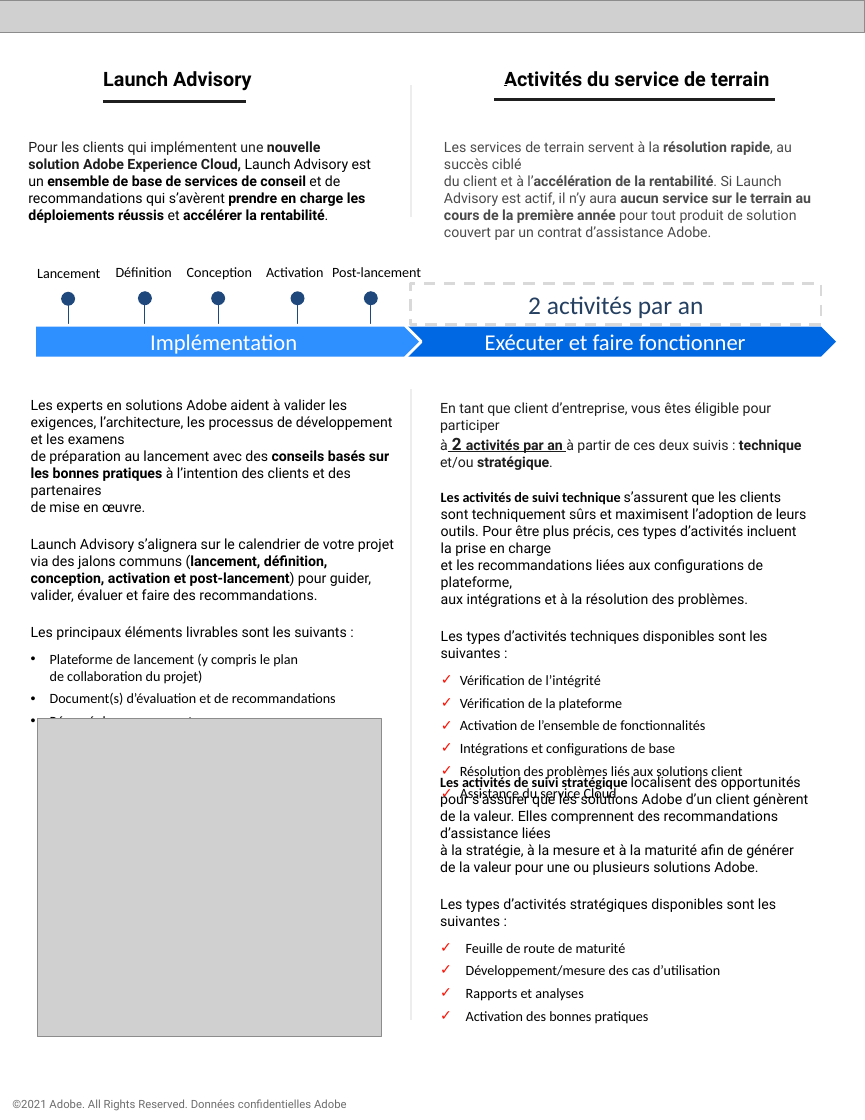
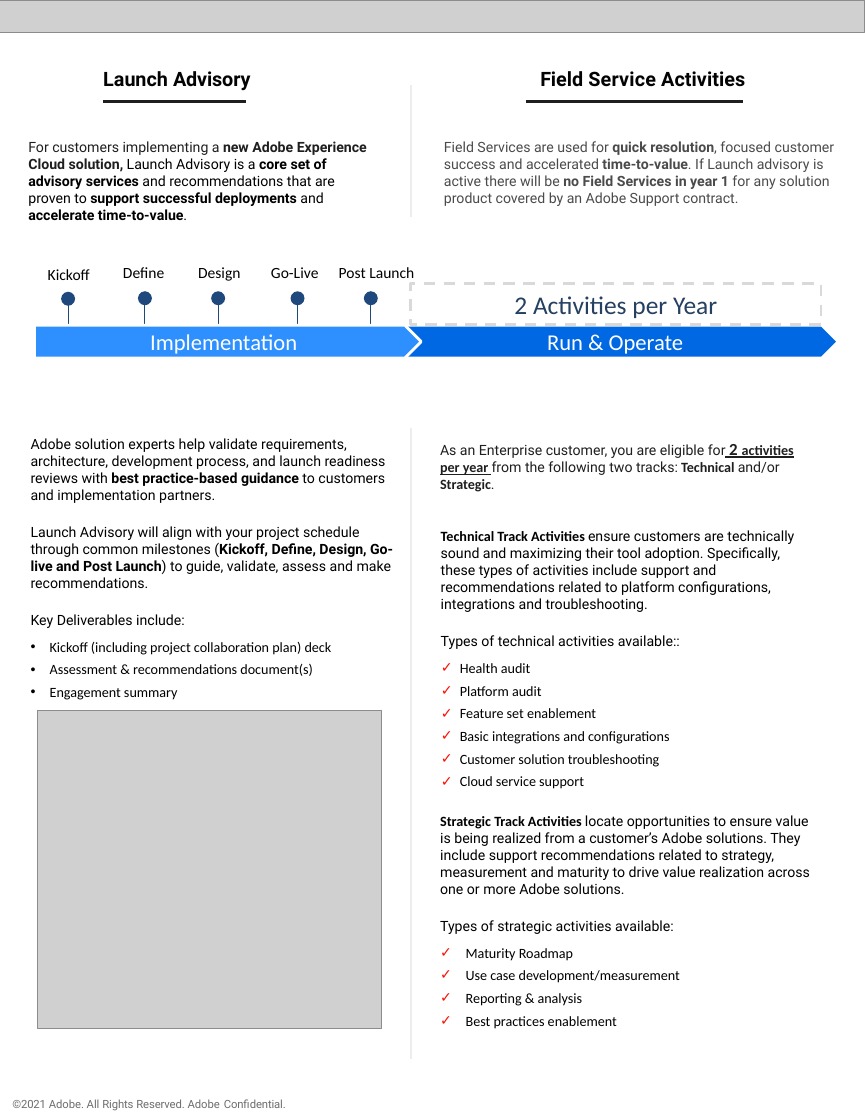
Before and after one commit to AdobeDocs/support-resources.fr-FR, a slide deck: slide 3 of help/data-sheets/assets/EnterpriseSupportDatasheet.pptx. Drawn at 865x1120 pixels with LibreOffice and Linux fonts; fonts in the diff are those of the drawing; grey boxes stand for pictures. Boxes give left, top, right and bottom in pixels: in the first picture for what was removed or moved away, otherwise in the second. Text is boxed around its words. In the diff, an @@ line names an element or a change of style, - is before the commit and + after.

```diff
--- a/help/data-sheets/assets/EnterpriseSupportDatasheet.pptx
+++ b/help/data-sheets/assets/EnterpriseSupportDatasheet.pptx
@@ text at (540, 71, 745, 87): text changed @@
-Activités du service de terrain
+Field Service Activities
@@ freeform shape: place and size @@
-freeform shape at (495, 100, 775, 110)
+freeform shape at (526, 102, 744, 108)
@@ text at (28, 141, 367, 220): text changed @@
-Pour les clients qui implémentent une nouvelle solution Adobe Experience Cloud, Launch Advisory est un ensemble de base de services de conseil et de recommandations qui s’avèrent prendre en charge les déploiements réussis et accélérer la rentabilité.
+For customers implementing a new Adobe Experience Cloud solution, Launch Advisory is a core set of advisory services and recommendations that are proven to support successful deployments and accelerate time-to-value.
@@ text at (444, 141, 835, 206): text changed @@
-Les services de terrain servent à la résolution rapide, au succès ciblé
-du client et à l’accélération de la rentabilité. Si Launch Advisory est actif, il n’y aura aucun service sur le terrain au cours de la première année pour tout produit de solution couvert par un contrat d’assistance Adobe.
+Field Services are used for quick resolution, focused customer success and accelerated time-to-value. If Launch advisory is active there will be no Field Services in year 1 for any solution product covered by an Adobe Support contract.
@@ text at (48, 269, 90, 280): text changed; size 10 to 11 pt @@
-Lancement
+Kickoff
@@ text at (123, 267, 164, 278): text changed; size 10 to 11 pt @@
-Définition
+Define
@@ text at (198, 267, 240, 281): text changed; size 10 to 11 pt @@
-Conception
+Design
@@ text at (271, 267, 319, 278): text changed; size 10 to 11 pt @@
-Activation
+Go-Live
@@ text at (339, 267, 414, 278): text changed; size 10 to 11 pt @@
-Post-lancement
+Post Launch
@@ text in rectangle at (514, 296, 717, 318): text changed @@
-2 activités par an
+2 Activities per Year
@@ text in pentagon arrow at (150, 334, 297, 357): text changed @@
-Implémentation
+Implementation
@@ text in pentagon arrow at (547, 335, 684, 357): text changed @@
-Exécuter et faire fonctionner
+Run & Operate
@@ text at (31, 438, 393, 700): text changed @@
-Les experts en solutions Adobe aident à valider les exigences, l’architecture, les processus de développement et les examens
-de préparation au lancement avec des conseils basés sur les bonnes pratiques à l’intention des clients et des partenaires
-de mise en œuvre.
-Launch Advisory s’alignera sur le calendrier de votre projet via des jalons communs (lancement, définition, conception, activation et post-lancement) pour guider, valider, évaluer et faire des recommandations.
-Les principaux éléments livrables sont les suivants :
-• Plateforme de lancement (y compris le plan
-  de collaboration du projet)
-• Document(s) d’évaluation et de recommandations
-• Résumé des engagements
+Adobe solution experts help validate requirements, architecture, development process, and launch readiness reviews with best practice-based guidance to customers and implementation partners.
+Launch Advisory will align with your project schedule through common milestones (Kickoff, Define, Design, Go-live and Post Launch) to guide, validate, assess and make recommendations.
+Key Deliverables include:
+• Kickoff (including project collaboration plan) deck
+• Assessment & recommendations document(s)
+• Engagement summary
@@ freeform shape: place and size @@
-freeform shape at (411, 389, 416, 1020)
+freeform shape at (411, 427, 416, 1058)
@@ text at (440, 444, 794, 492): text changed @@
-En tant que client d’entreprise, vous êtes éligible pour participer
-à 2 activités par an à partir de ces deux suivis : technique et/ou stratégique.
+As an Enterprise customer, you are eligible for 2 activities per year from the following two tracks: Technical and/or Strategic.
@@ text at (441, 530, 794, 789): text changed @@
-Les activités de suivi technique s’assurent que les clients sont techniquement sûrs et maximisent l’adoption de leurs outils. Pour être plus précis, ces types d’activités incluent la prise en charge
-et les recommandations liées aux configurations de plateforme,
-aux intégrations et à la résolution des problèmes.
-Les types d’activités techniques disponibles sont les suivantes :
-✓ Vérification de l’intégrité
-✓ Vérification de la plateforme
-✓ Activation de l’ensemble de fonctionnalités
-✓ Intégrations et configurations de base
-✓ Résolution des problèmes liés aux solutions client
-✓ Assistance du service Cloud
+Technical Track Activities ensure customers are technically sound and maximizing their tool adoption. Specifically, these types of activities include support and recommendations related to platform configurations, integrations and troubleshooting.
+Types of technical activities available::
+✓ Health audit
+✓ Platform audit
+✓ Feature set enablement
+✓ Basic integrations and configurations
+✓ Customer solution troubleshooting
+✓ Cloud service support
@@ picture: place and size @@
-picture at (38, 718, 382, 1036)
+picture at (38, 710, 383, 1028)
@@ text at (440, 815, 810, 1029): text changed @@
-Les activités de suivi stratégique localisent des opportunités pour s’assurer que les solutions Adobe d’un client génèrent de la valeur. Elles comprennent des recommandations d’assistance liées
-à la stratégie, à la mesure et à la maturité afin de générer
-de la valeur pour une ou plusieurs solutions Adobe.
-Les types d’activités stratégiques disponibles sont les suivantes :
-✓ Feuille de route de maturité
-✓ Développement/mesure des cas d’utilisation
-✓ Rapports et analyses
-✓ Activation des bonnes pratiques
+Strategic Track Activities locate opportunities to ensure value is being realized from a customer’s Adobe solutions. They include support recommendations related to strategy, measurement and maturity to drive value realization across one or more Adobe solutions.
+Types of strategic activities available:
+✓ Maturity Roadmap
+✓ Use case development/measurement
+✓ Reporting & analysis
+✓ Best practices enablement
@@ text at (12, 1099, 286, 1111): text changed @@
-©2021 Adobe. All Rights Reserved. Données confidentielles Adobe
+©2021 Adobe. All Rights Reserved. Adobe Confidential.
```
Also in this commit, not shown: 1 other slide changed, 2 slides added, 2 slides removed, 1 other file.
